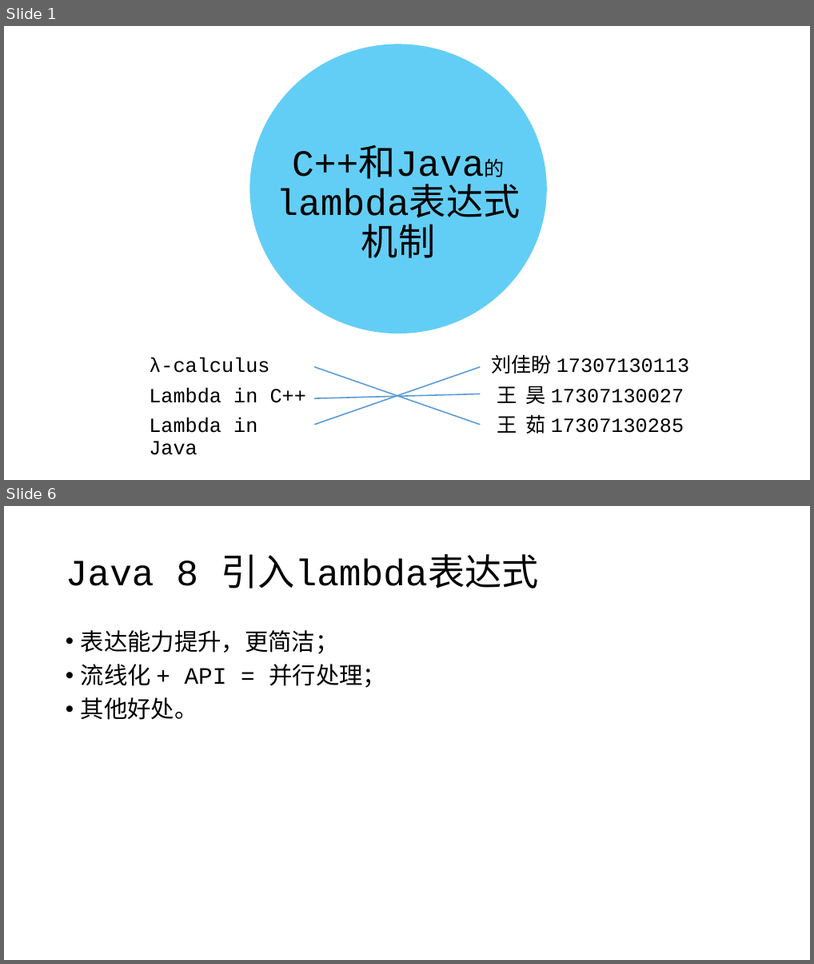
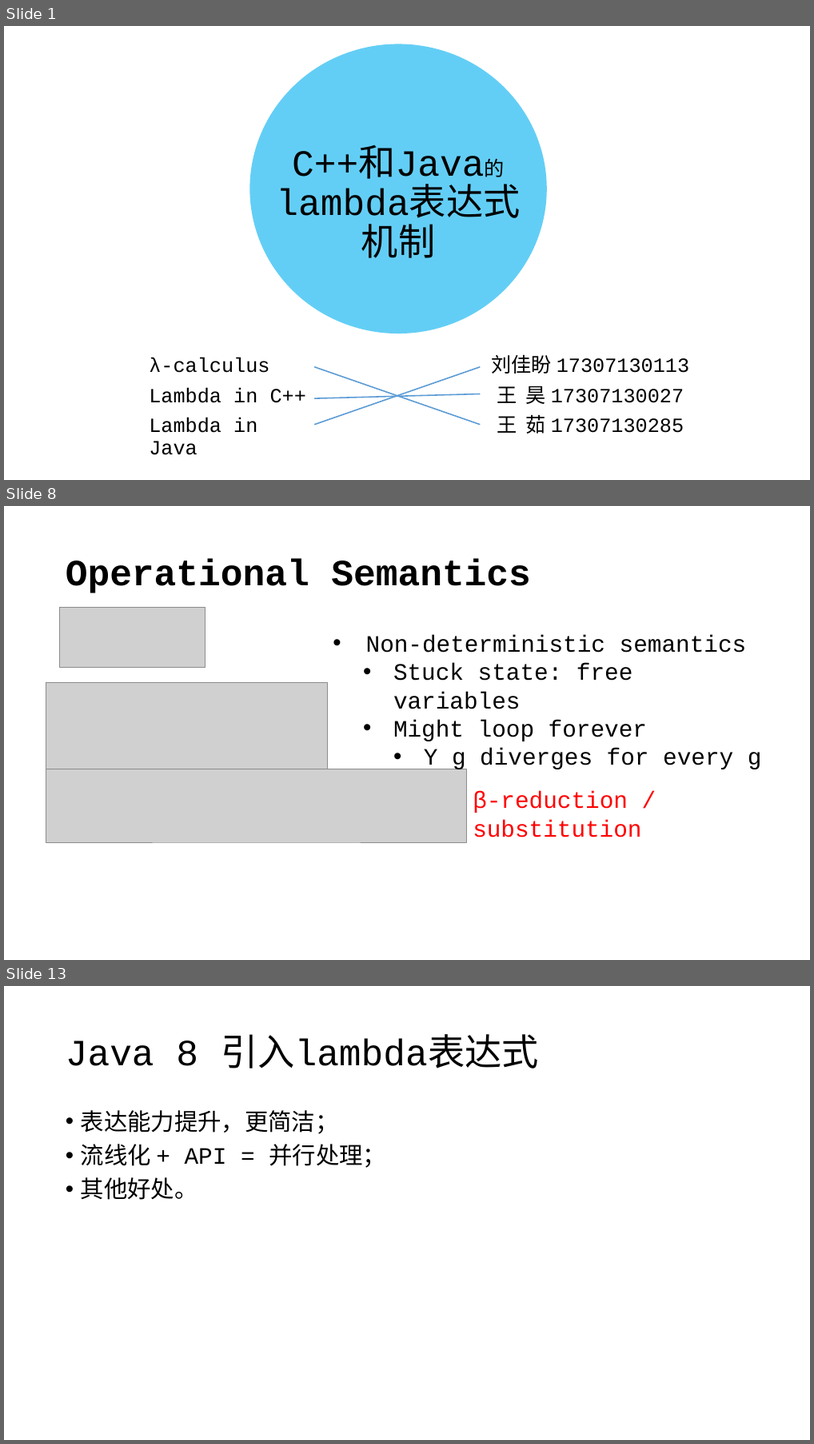
Before and after one commit to RuWang-0/lambda-in-Java-C-, a slide deck: lambda-ppt.pptx. Shown one above the other, each under a label of ours: slides 1 and 6 before the commit, slides 1, 8 and 13 after it; the slides between them are not shown. The pictures are 814x964 and 814x1444 pixels, drawn with LibreOffice and Linux fonts; fonts in the diff are those of the drawing; grey boxes stand for pictures. Boxes give left, top, right and bottom in pixels: in the first picture for what was removed or moved away, otherwise in the second. Text is boxed around its words. In the diff, an @@ line names an element or a change of style, - is before the commit and + after.

```diff
--- a/lambda-ppt.pptx
+++ b/lambda-ppt.pptx
@@ slide 8 added at (x1=4, y1=506, x2=810, y2=960), background #FFFFFF @@
@@ title added at (x1=66, y1=560, x2=530, y2=593), 44 pt, text #000000, bold @@
+Operational Semantics
@@ picture added at (x1=60, y1=608, x2=206, y2=668) @@
@@ text added at (x1=366, y1=635, x2=762, y2=771), 28 pt, text #000000 @@
+• Non-deterministic semantics
+  • Stuck state: free variables
+  • Might loop forever
+    • Y g diverges for every g
@@ picture added at (x1=46, y1=683, x2=327, y2=774) @@
@@ picture added at (x1=46, y1=769, x2=467, y2=842) @@
@@ text added at (x1=473, y1=791, x2=642, y2=837), 28 pt, text #FF0000 @@
+β-reduction / substitution
@@ what was slide 6 is now slide 13 @@
```
Also in this commit, not shown: 8 other slides added, 2 slides removed, 2 other files.
